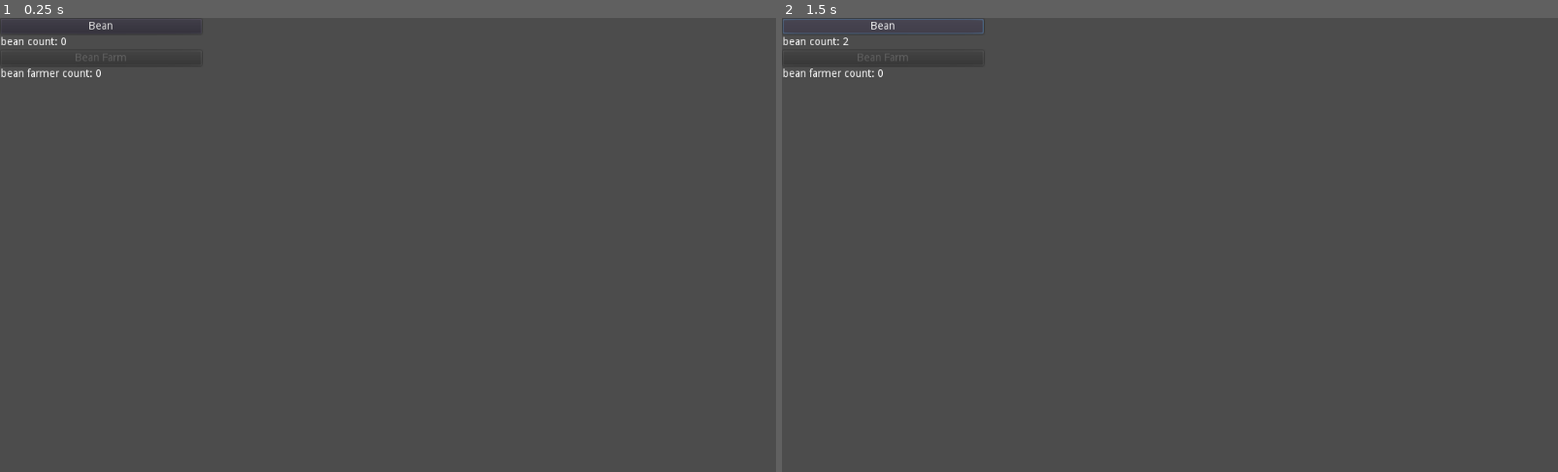
Above: before the commit, frames 1-2 (left to right).
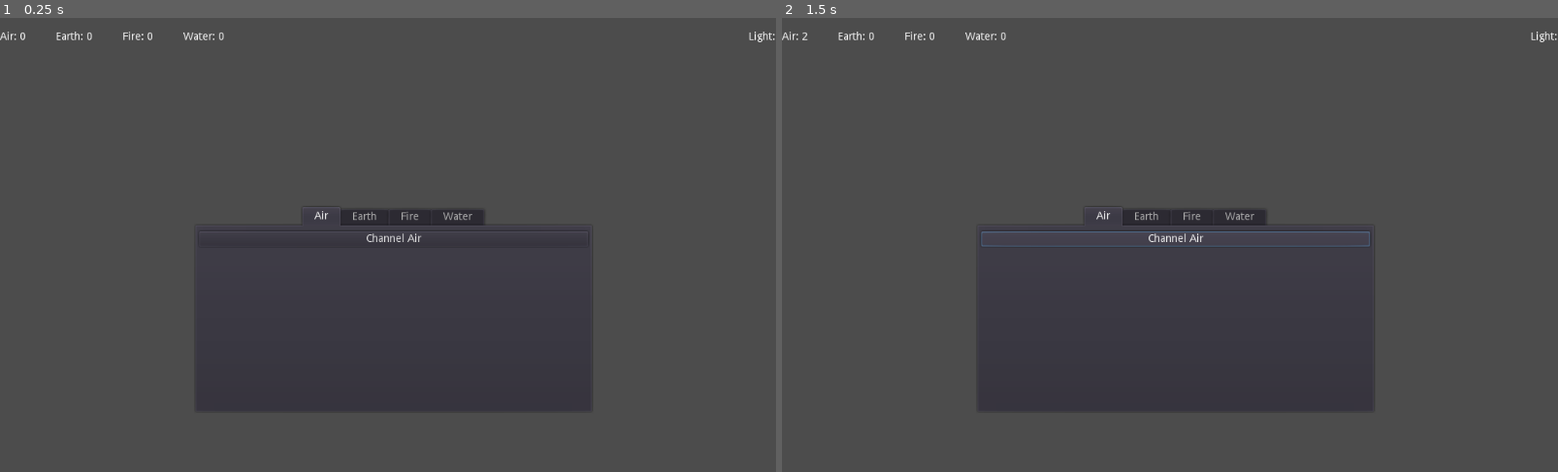
Above: after the commit, the same moments.

Repository: Kevin-Mortimer-19/Spellwarp
Game: Godot game, scene res://Control.tscn
Same seed, same stepped clock (60 frames per second), same inputs: the game is played once before the commit and once after it.
Inputs:
- Up to frame 1 (0.25 s): no input
- Up to frame 2 (1.5 s): click "Bean" (after the commit: "Channel Air") at 0.5 s; click "Bean" (after the commit: "Channel Air") at 1.25 s

The runs differ from the first frame. In frame 1, 1.3% of the frame differs, in the area x 0-100%, y 0-51%; in frame 2, 1.6%.

Commit message:
Divided count into 4 elements and added TabContainer

Diff:
--- a/BigScript.gd
+++ b/BigScript.gd
@@ -7,20 +7,35 @@
 onready var bean_farmer_button = $VBoxContainer/Button2
 onready var bean_farmer_timer: Timer = $VBoxContainer/Timer1
 
+onready var air_label: Label = $BaseElements/AirLabel
+onready var earth_label: Label = $BaseElements/EarthLabel
+onready var fire_label: Label = $BaseElements/FireLabel
+onready var water_label: Label = $BaseElements/WaterLabel
+
+var air_count = 0
+var earth_count = 0
+var fire_count = 0
+var water_count = 0
+
+
 var count: int = 0 setget set_count, get_count
 
 var clicker_add: int = 1
 
 var bean_farmer_count := 0
 
-#var bean_farmer_yield := 1
-#var bean_farmer_cost: int = 10
 var bean_farm = resource_creator.new(10, 1, 1.0)
 
 func _ready():
 	bean_count.text = "bean count: %s" % count
 	bean_farmer_label.text = "bean farmer count: %s" % bean_farmer_count
 	bean_farmer_timer.wait_time = bean_farm.get_time()
+
+	air_label.text = "Air: %s" % air_count
+	earth_label.text = "Earth: %s" % earth_count
+	fire_label.text = "Fire: %s" % fire_count
+	water_label.text = "Water: %s" % water_count
+
 
 func _process(delta):
 	bean_farmer_button.disabled = get_count() < bean_farm.get_cost()
@@ -45,5 +60,33 @@
 	bean_farm.set_cost(bean_farm.get_cost() + 10 * bean_farmer_count)
 	bean_farmer_label.text = "bean farmer count: %s" % bean_farmer_count
 
+func _on_air_button_pressed():
+	add_air(clicker_add)
+
+func add_air(amount):
+	air_count += amount
+	air_label.text = "Air: %s" % air_count
+
+func _on_earth_button_pressed():
+	add_earth(clicker_add)
+
+func add_earth(amount):
+	earth_count += amount
+	earth_label.text = "Earth: %s" % earth_count
+
+func _on_fire_button_pressed():
+	add_fire(clicker_add)
+
+func add_fire(amount):
+	fire_count += amount
+	fire_label.text = "Fire: %s" % fire_count
+
+func _on_water_button_pressed():
+	add_water(clicker_add)
+
+func add_water(amount):
+	water_count += amount
+	water_label.text = "Water: %s" % water_count
+
 func _on_bean_farmer_timer_timeout():
 	set_count(bean_farmer_count * bean_farm.get_output())
--- a/Control.tscn
+++ b/Control.tscn
@@ -5,37 +5,246 @@
 [node name="Control" type="Control"]
 anchor_right = 1.0
 anchor_bottom = 1.0
-margin_left = 1.05261
-margin_right = 1.05261
 script = ExtResource( 1 )
 
+[node name="BaseElements" type="HBoxContainer" parent="."]
+editor/display_folded = true
+anchor_right = 1.0
+anchor_bottom = 1.0
+margin_right = -1.0
+margin_bottom = -550.0
+
+[node name="AirLabel" type="Label" parent="BaseElements"]
+margin_top = 18.0
+margin_right = 22.0
+margin_bottom = 32.0
+text = "Air:"
+
+[node name="BlankSpaceLabel1" type="Label" parent="BaseElements"]
+margin_left = 26.0
+margin_top = 18.0
+margin_right = 58.0
+margin_bottom = 32.0
+text = "        "
+
+[node name="EarthLabel" type="Label" parent="BaseElements"]
+margin_left = 62.0
+margin_top = 18.0
+margin_right = 98.0
+margin_bottom = 32.0
+text = "Earth:"
+
+[node name="BlankSpaceLabel2" type="Label" parent="BaseElements"]
+margin_left = 102.0
+margin_top = 18.0
+margin_right = 134.0
+margin_bottom = 32.0
+text = "        "
+
+[node name="FireLabel" type="Label" parent="BaseElements"]
+margin_left = 138.0
+margin_top = 18.0
+margin_right = 166.0
+margin_bottom = 32.0
+text = "Fire:"
+
+[node name="BlankSpaceLabel3" type="Label" parent="BaseElements"]
+margin_left = 170.0
+margin_top = 18.0
+margin_right = 202.0
+margin_bottom = 32.0
+text = "        "
+
+[node name="WaterLabel" type="Label" parent="BaseElements"]
+margin_left = 206.0
+margin_top = 18.0
+margin_right = 248.0
+margin_bottom = 32.0
+text = "Water:"
+
+[node name="LightHBox" type="HBoxContainer" parent="."]
+editor/display_folded = true
+margin_right = 1023.0
+margin_bottom = 50.0
+alignment = 2
+
+[node name="LightLabel" type="Label" parent="LightHBox"]
+margin_left = 988.0
+margin_top = 18.0
+margin_right = 1023.0
+margin_bottom = 32.0
+text = "Light:"
+align = 2
+
+[node name="TabContainer" type="TabContainer" parent="."]
+margin_left = 259.105
+margin_top = 249.579
+margin_right = 780.105
+margin_bottom = 518.579
+
+[node name="Air" type="VBoxContainer" parent="TabContainer"]
+anchor_right = 1.0
+anchor_bottom = 1.0
+margin_left = 4.0
+margin_top = 32.0
+margin_right = -4.0
+margin_bottom = -4.0
+
+[node name="Button1" type="Button" parent="TabContainer/Air"]
+margin_right = 513.0
+margin_bottom = 20.0
+text = "Channel Air"
+
+[node name="Label1" type="Label" parent="TabContainer/Air"]
+margin_top = 24.0
+margin_right = 513.0
+margin_bottom = 38.0
+
+[node name="Button2" type="Button" parent="TabContainer/Air"]
+visible = false
+margin_top = 42.0
+margin_right = 513.0
+margin_bottom = 62.0
+
+[node name="Label2" type="Label" parent="TabContainer/Air"]
+margin_top = 42.0
+margin_right = 513.0
+margin_bottom = 56.0
+
+[node name="Timer1" type="Timer" parent="TabContainer/Air"]
+
+[node name="Earth" type="VBoxContainer" parent="TabContainer"]
+visible = false
+anchor_right = 1.0
+anchor_bottom = 1.0
+margin_left = 4.0
+margin_top = 32.0
+margin_right = -4.0
+margin_bottom = -4.0
+
+[node name="Button1" type="Button" parent="TabContainer/Earth"]
+margin_right = 317.0
+margin_bottom = 20.0
+text = "Channel Earth"
+
+[node name="Label1" type="Label" parent="TabContainer/Earth"]
+margin_top = 24.0
+margin_right = 317.0
+margin_bottom = 38.0
+
+[node name="Button2" type="Button" parent="TabContainer/Earth"]
+visible = false
+margin_top = 42.0
+margin_right = 317.0
+margin_bottom = 62.0
+
+[node name="Label2" type="Label" parent="TabContainer/Earth"]
+margin_top = 66.0
+margin_right = 317.0
+margin_bottom = 80.0
+
+[node name="Timer1" type="Timer" parent="TabContainer/Earth"]
+
+[node name="Fire" type="VBoxContainer" parent="TabContainer"]
+visible = false
+anchor_right = 1.0
+anchor_bottom = 1.0
+margin_left = 4.0
+margin_top = 32.0
+margin_right = -4.0
+margin_bottom = -4.0
+
+[node name="Button1" type="Button" parent="TabContainer/Fire"]
+margin_right = 317.0
+margin_bottom = 20.0
+text = "Channel Fire"
+
+[node name="Label1" type="Label" parent="TabContainer/Fire"]
+margin_top = 24.0
+margin_right = 317.0
+margin_bottom = 38.0
+
+[node name="Button2" type="Button" parent="TabContainer/Fire"]
+visible = false
+margin_top = 42.0
+margin_right = 317.0
+margin_bottom = 62.0
+
+[node name="Label2" type="Label" parent="TabContainer/Fire"]
+margin_top = 66.0
+margin_right = 317.0
+margin_bottom = 80.0
+
+[node name="Timer1" type="Timer" parent="TabContainer/Fire"]
+
+[node name="Water" type="VBoxContainer" parent="TabContainer"]
+visible = false
+anchor_right = 1.0
+anchor_bottom = 1.0
+margin_left = 4.0
+margin_top = 32.0
+margin_right = -4.0
+margin_bottom = -4.0
+
+[node name="Button1" type="Button" parent="TabContainer/Water"]
+margin_right = 317.0
+margin_bottom = 20.0
+text = "Channel Water"
+
+[node name="Label1" type="Label" parent="TabContainer/Water"]
+margin_top = 24.0
+margin_right = 317.0
+margin_bottom = 38.0
+
+[node name="Button2" type="Button" parent="TabContainer/Water"]
+visible = false
+margin_top = 42.0
+margin_right = 317.0
+margin_bottom = 62.0
+
+[node name="Label2" type="Label" parent="TabContainer/Water"]
+margin_top = 66.0
+margin_right = 317.0
+margin_bottom = 80.0
+
+[node name="Timer1" type="Timer" parent="TabContainer/Water"]
+
 [node name="VBoxContainer" type="VBoxContainer" parent="."]
-margin_top = 1.05261
-margin_right = 265.0
-margin_bottom = 601.053
+editor/display_folded = true
+visible = false
+anchor_right = 1.0
+anchor_bottom = 1.0
+margin_left = 25.0
+margin_top = 209.0
+margin_right = -842.0
+margin_bottom = -305.0
 
 [node name="Button1" type="Button" parent="VBoxContainer"]
-margin_right = 265.0
+margin_right = 157.0
 margin_bottom = 20.0
 text = "Bean"
 
 [node name="Label1" type="Label" parent="VBoxContainer"]
 margin_top = 24.0
-margin_right = 265.0
+margin_right = 157.0
 margin_bottom = 38.0
 
 [node name="Button2" type="Button" parent="VBoxContainer"]
 margin_top = 42.0
-margin_right = 265.0
+margin_right = 157.0
 margin_bottom = 62.0
 text = "Bean Farm"
 
 [node name="Label2" type="Label" parent="VBoxContainer"]
 margin_top = 66.0
-margin_right = 265.0
+margin_right = 157.0
 margin_bottom = 80.0
 
 [node name="Timer1" type="Timer" parent="VBoxContainer"]
+[connection signal="pressed" from="TabContainer/Air/Button1" to="." method="_on_air_button_pressed"]
+[connection signal="pressed" from="TabContainer/Earth/Button1" to="." method="_on_earth_button_pressed"]
+[connection signal="pressed" from="TabContainer/Fire/Button1" to="." method="_on_fire_button_pressed"]
+[connection signal="pressed" from="TabContainer/Water/Button1" to="." method="_on_water_button_pressed"]
 [connection signal="pressed" from="VBoxContainer/Button1" to="." method="_on_check_button_pressed"]
 [connection signal="pressed" from="VBoxContainer/Button2" to="." method="_on_buy_bean_farmer_button_pressed"]
 [connection signal="timeout" from="VBoxContainer/Timer1" to="." method="_on_bean_farmer_timer_timeout"]
